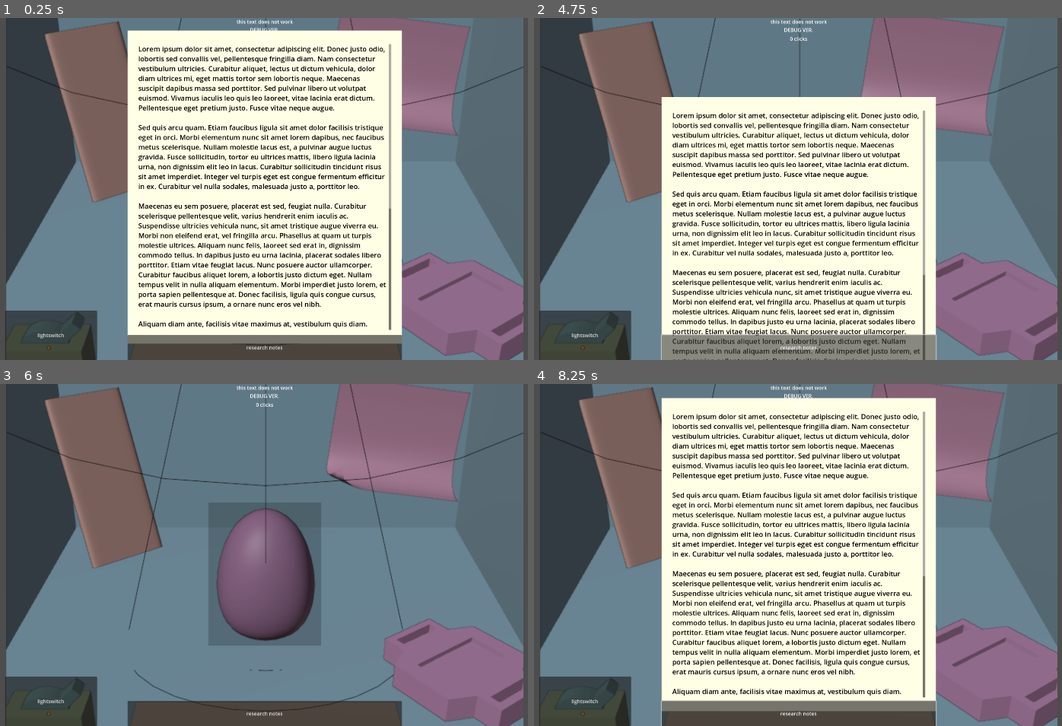
Above: before the commit, frames 1-4 (two rows, left to right).
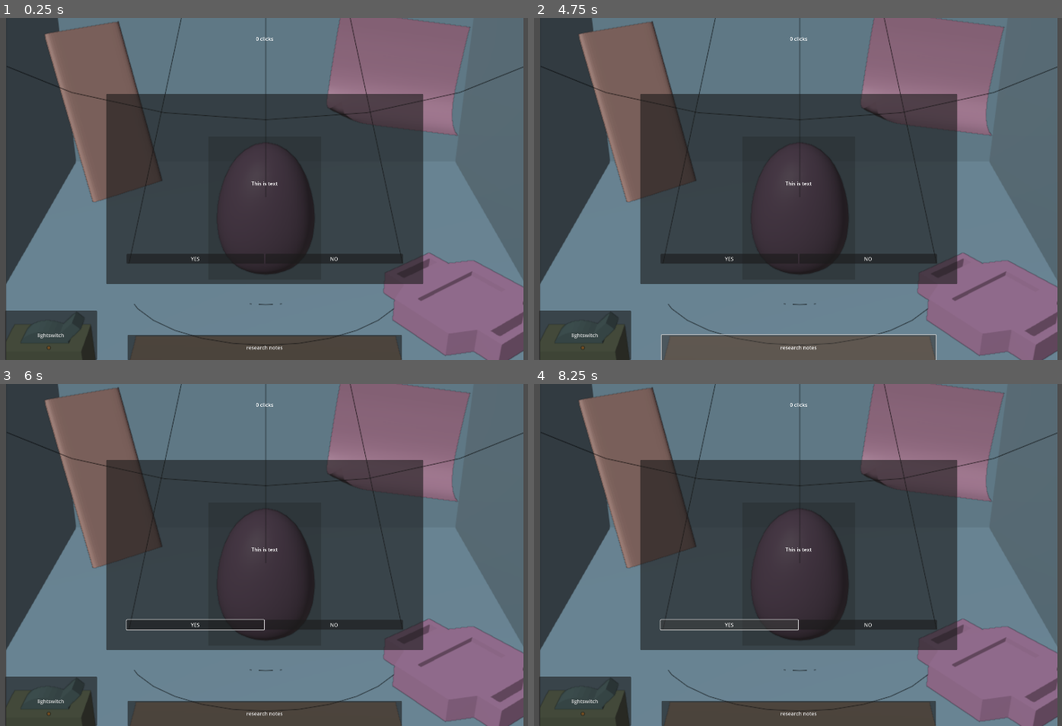
Above: after the commit, the same moments.

Repository: 100-Devs-1-Game/TheHatchery
Game: Godot game, scene res://scenes/game.tscn
Two runs of this game, one before a commit and one after it. Both use one fixed random seed, a clock stepped at 60 frames per second and the inputs below.
Inputs (mouse positions are in pixels of both pictures, inside the frame that each line leads up to):
- Up to frame 1 (0.25 s): no input
- Up to frame 2 (4.75 s): click (729, 257) at 0.5 s, where only the run after the commit has a clickable "YES"; click (866, 257) at 1.25 s, where only the run after the commit has a clickable "NO"; click (798, 209) at 2 s; click "research notes" at 2.75 s; click (798, 209) at 3.5 s; click "research notes" at 4.25 s
- Up to frame 3 (6 s): click (195, 623) at 5 s, where only the run after the commit has a clickable "YES"; click (264, 575) at 5.75 s
- Up to frame 4 (8.25 s): click "research notes" at 6.5 s; click (729, 623) at 7.25 s, where only the run after the commit has a clickable "YES"; tap Enter at 8 s

The runs differ from the first frame. In frame 1, 51% of the frame differs, in the area x 20-81%, y 0-96%; in frame 2, 44%; in frame 3, 33%; in frame 4, 51%, in the area x 20-81%, y 0-100%.

Commit message:
Dialog panel addition (Part 1)

Diff:
--- /dev/null
+++ b/src/scenes/dialog_panel.tscn
@@ -0,0 +1,58 @@
+[gd_scene load_steps=2 format=3 uid="uid://c6dcsrdm6gn1k"]
+
+[ext_resource type="Script" uid="uid://wvatrkliia3w" path="res://scripts/dialog_panel.gd" id="1_ainys"]
+
+[node name="Dialog" type="Control"]
+custom_minimum_size = Vector2(1000, 600)
+layout_mode = 3
+anchors_preset = 8
+anchor_left = 0.5
+anchor_top = 0.5
+anchor_right = 0.5
+anchor_bottom = 0.5
+grow_horizontal = 2
+grow_vertical = 2
+script = ExtResource("1_ainys")
+
+[node name="Panel" type="Panel" parent="."]
+layout_mode = 1
+anchors_preset = 15
+anchor_right = 1.0
+anchor_bottom = 1.0
+grow_horizontal = 2
+grow_vertical = 2
+
+[node name="MarginContainer" type="MarginContainer" parent="Panel"]
+layout_mode = 1
+anchors_preset = 15
+anchor_right = 1.0
+anchor_bottom = 1.0
+grow_horizontal = 2
+grow_vertical = 2
+theme_override_constants/margin_left = 64
+theme_override_constants/margin_top = 64
+theme_override_constants/margin_right = 64
+theme_override_constants/margin_bottom = 64
+
+[node name="VBoxContainer" type="VBoxContainer" parent="Panel/MarginContainer"]
+layout_mode = 2
+
+[node name="RichTextLabel" type="RichTextLabel" parent="Panel/MarginContainer/VBoxContainer"]
+layout_mode = 2
+size_flags_vertical = 3
+text = "This is text"
+horizontal_alignment = 1
+vertical_alignment = 1
+
+[node name="HBoxContainer" type="HBoxContainer" parent="Panel/MarginContainer/VBoxContainer"]
+layout_mode = 2
+
+[node name="YES" type="Button" parent="Panel/MarginContainer/VBoxContainer/HBoxContainer"]
+layout_mode = 2
+size_flags_horizontal = 3
+text = "YES"
+
+[node name="NO" type="Button" parent="Panel/MarginContainer/VBoxContainer/HBoxContainer"]
+layout_mode = 2
+size_flags_horizontal = 3
+text = "NO"
--- a/src/scenes/game.tscn
+++ b/src/scenes/game.tscn
@@ -2,7 +2,7 @@
 
 [ext_resource type="Script" uid="uid://dljbefbqotbh5" path="res://scripts/game.gd" id="1_uwrxv"]
 [ext_resource type="Texture2D" uid="uid://nktkc3bvtxrg" path="res://assets/WIPhatcheryscene3d.png" id="2_lnu2h"]
-[ext_resource type="PackedScene" uid="uid://dnn1ow1ykcf8t" path="res://scenes/debug.tscn" id="2_yqjtg"]
+[ext_resource type="PackedScene" uid="uid://c6dcsrdm6gn1k" path="res://scenes/dialog_panel.tscn" id="4_lbhrr"]
 
 [sub_resource type="Gradient" id="Gradient_lnu2h"]
 colors = PackedColorArray(0, 0, 0, 0.196078, 0, 0, 0, 0.196078)
@@ -35,9 +35,6 @@
 [node name="MP3PlayerScreen" type="AnimatedSprite2D" parent="."]
 visible = false
 
-[node name="DEBUG" parent="." instance=ExtResource("2_yqjtg")]
-layout_mode = 1
-
 [node name="ClickTarget" type="TextureButton" parent="."]
 layout_mode = 1
 anchors_preset = 8
@@ -56,6 +53,7 @@
 stretch_mode = 0
 
 [node name="ResearchNotesProp" type="ColorRect" parent="."]
+visible = false
 layout_mode = 2
 anchor_left = 0.274479
 anchor_top = 0.037963
@@ -139,6 +137,9 @@
 grow_vertical = 0
 text = "lightswitch"
 
+[node name="Dialog" parent="." instance=ExtResource("4_lbhrr")]
+layout_mode = 1
+
 [connection signal="pressed" from="ClickTarget" to="." method="_on_click_target_pressed"]
 [connection signal="pressed" from="ResearchNotesButton" to="." method="_on_research_notes_pressed"]
 [connection signal="pressed" from="Lightswitch" to="." method="_on_lightswitch_pressed"]
--- a/src/scripts/data.gd
+++ b/src/scripts/data.gd
@@ -18,3 +18,7 @@
 	"It would increase my chances of successfully hatching the egg, but the time it would take to set it up would mean the egg needs more time until it's ready to hatch.",
 	"Should I add a/an [item] to the hatchery?" #yes/no prompt indicator, makes buttons visible
 ]
+
+const DIALOGS: Dictionary[int, Array] = {
+	1: ["This is some text", "It'll be output on the dialog panel", "Might make automated tool to add these faster"]
+}
--- /dev/null
+++ b/src/scripts/dialog_panel.gd
@@ -0,0 +1,6 @@
+extends Control
+
+
+
+func _ready() -> void:
+	pass
Not shown, added: src/scripts/dialog_panel.gd.uid
